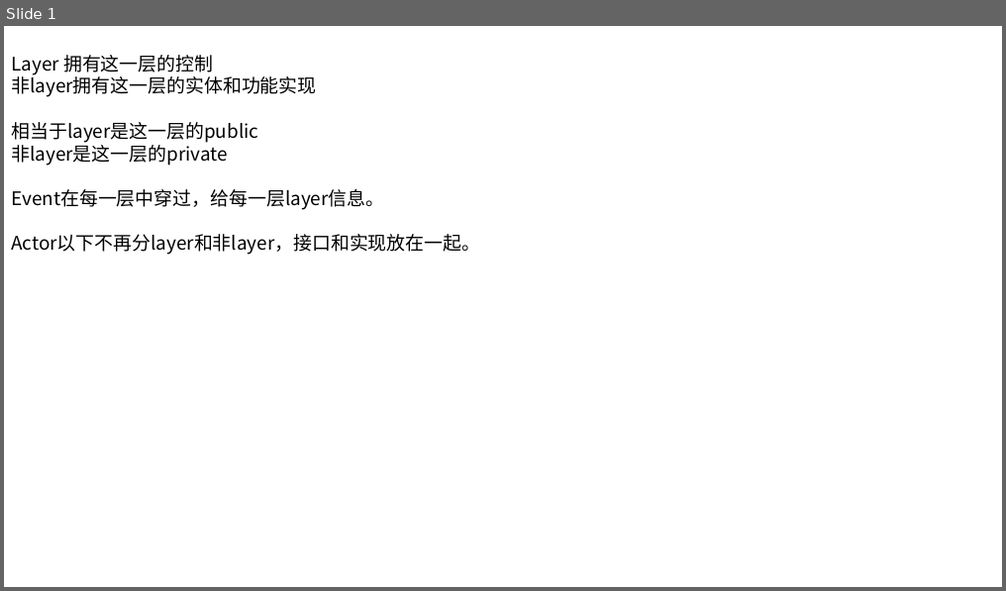
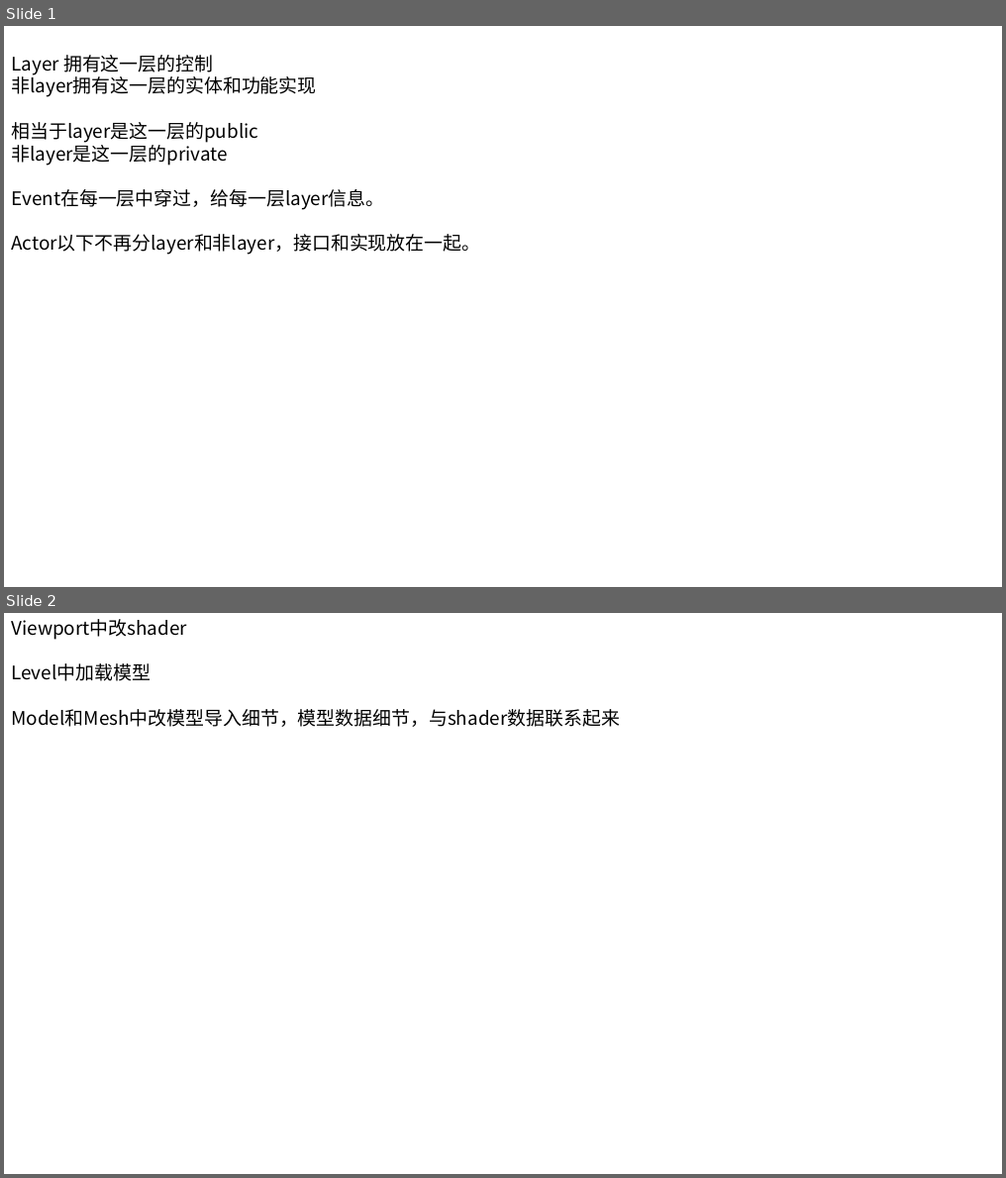
Before and after one commit to huangshansong/Hazel, a slide deck: 未来修改.pptx. Shown one above the other, each under a label of ours: slide 1 before the commit, slides 1 and 2 after it. The pictures are 1006x591 and 1006x1178 pixels, drawn with LibreOffice and Linux fonts; fonts in the diff are those of the drawing. Boxes give left, top, right and bottom in pixels: in the first picture for what was removed or moved away, otherwise in the second. Text is boxed around its words. In the diff, an @@ line names an element or a change of style, - is before the commit and + after.

```diff
--- a/未来修改.pptx
+++ b/未来修改.pptx
@@ slide 2 added at [4,613,1002,1174], background #FFFFFF @@
@@ text added at [11,619,620,727], 18 pt, text #000000 @@
+Viewport中改shader
+Level中加载模型
+Model和Mesh中改模型导入细节，模型数据细节，与shader数据联系起来
```
Also in this commit, not shown: 1 slide changed, 2 other slides added, 16 other files.
